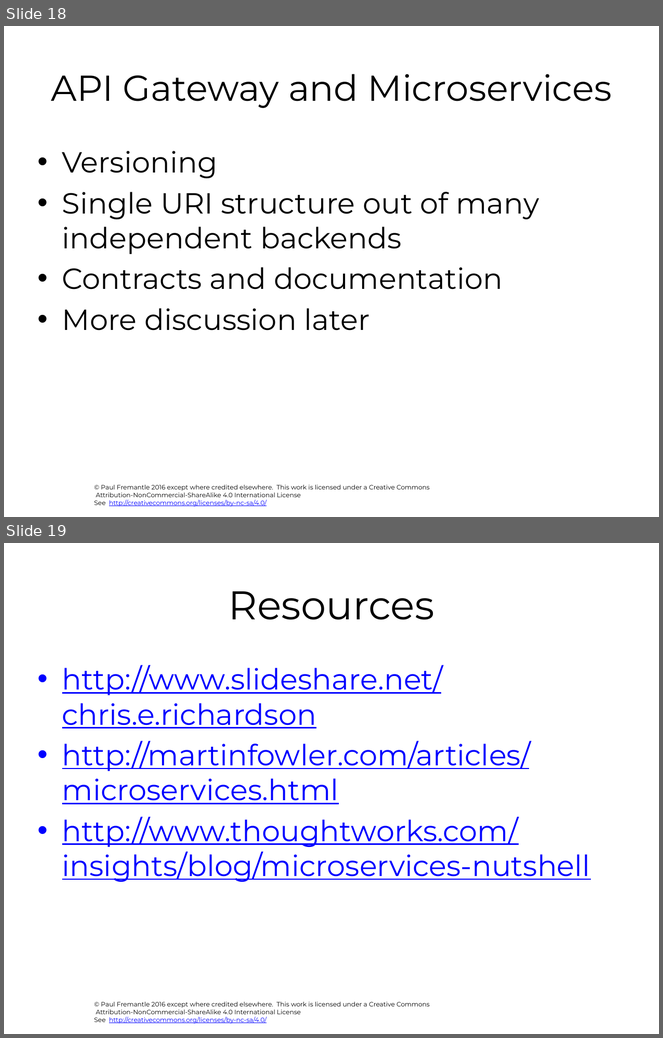
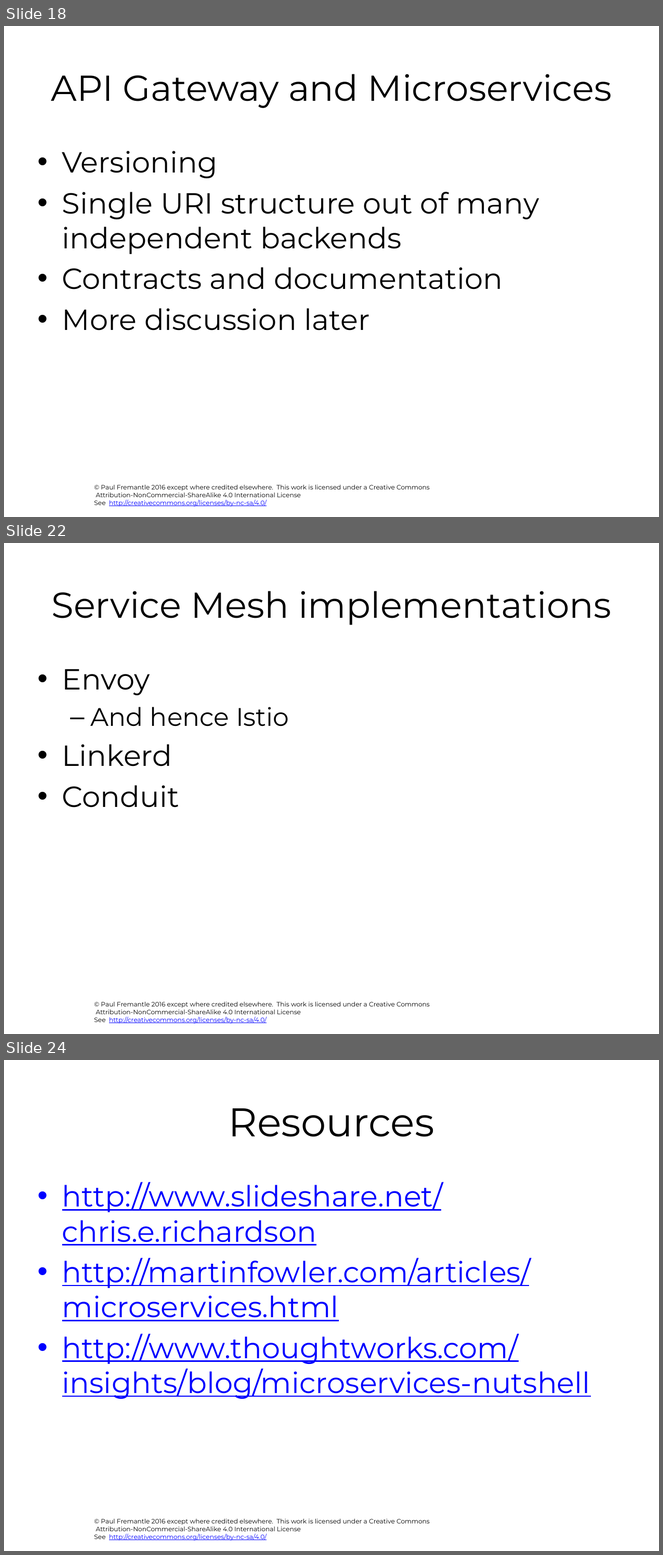
Before and after one commit to pzfreo/ox-soa, a slide deck: presentation-source/08-Microservices.pptx. Shown one above the other, each under a label of ours: slides 18 and 19 before the commit, slides 18, 22 and 24 after it; the slides between them are not shown. The pictures are 663x1038 and 663x1555 pixels, drawn with LibreOffice and Linux fonts; fonts in the diff are those of the drawing; background and template pictures are left out. Boxes give left, top, right and bottom in pixels: in the first picture for what was removed or moved away, otherwise in the second. Text is boxed around its words. In the diff, an @@ line names an element or a change of style, - is before the commit and + after.

```diff
--- a/presentation-source/08-Microservices.pptx
+++ b/presentation-source/08-Microservices.pptx
@@ slide 22 added at (4,543,659,1034), background #FFFFFF; not listed: 1 template element that a slide beside it also shows @@
@@ title added at (52,591,611,625), 39.6 pt, text #000000 @@
+Service Mesh implementations
@@ text added at (62,669,289,808), 32 pt, text #000000 @@
+• Envoy
+  – And hence Istio
+• Linkerd
+• Conduit
@@ what was slide 19 is now slide 24 @@
```
Also in this commit, not shown: 1 slide changed, 4 other slides added, 6 other files.
